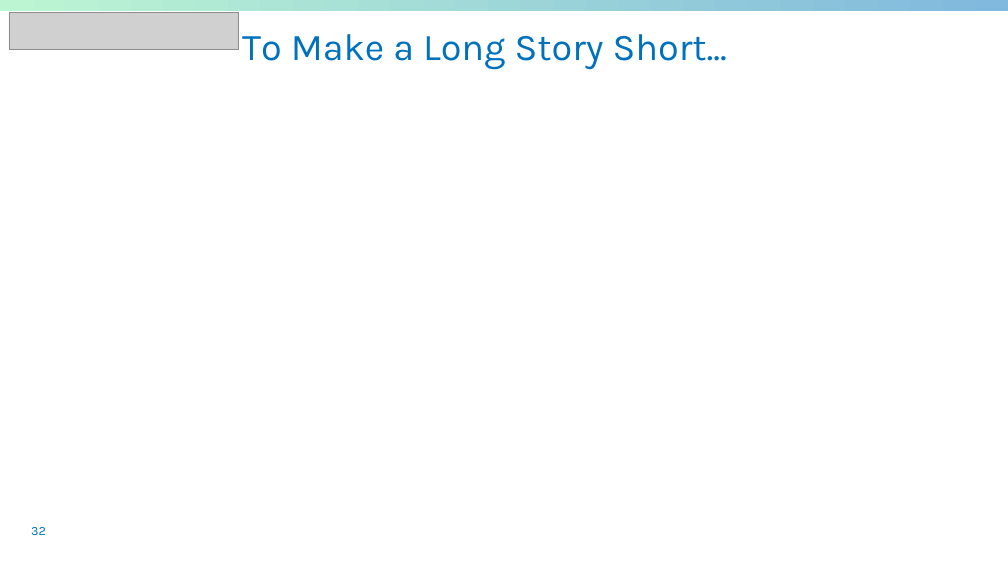
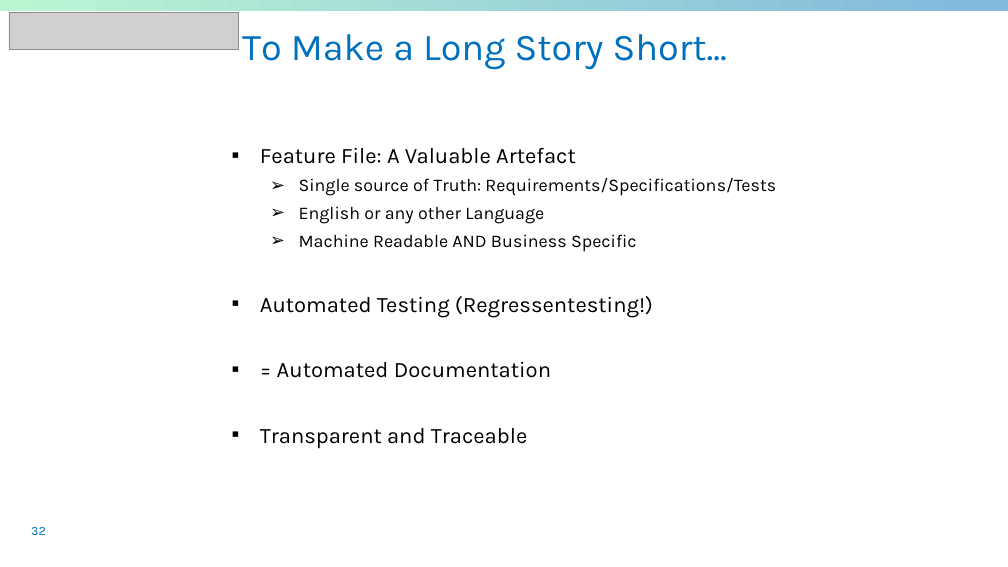
Before and after one commit to sableu/BDD4OQ, a slide deck: slide 32 of thesis/Presentation/FinalPresentation.pptx. Drawn at 1008x567 pixels with LibreOffice and Linux fonts; fonts in the diff are those of the drawing; grey boxes stand for pictures; background and template pictures are left out. Boxes give left, top, right and bottom in pixels: in the first picture for what was removed or moved away, otherwise in the second. Text is boxed around its words. In the diff, an @@ line names an element or a change of style, - is before the commit and + after.

```diff
--- a/thesis/Presentation/FinalPresentation.pptx
+++ b/thesis/Presentation/FinalPresentation.pptx
@@ text added at box(260, 148, 776, 449), 17 pt, text #000000 @@
+▪ Feature File: A Valuable Artefact
+    ➢ Single source of Truth: Requirements/Specifications/Tests
+    ➢ English or any other Language
+    ➢ Machine Readable AND Business Specific
+▪ Automated Testing (Regressentesting!)
+▪ = Automated Documentation
+▪ Transparent and Traceable
```
Also in this commit, not shown: 4 other slides changed.
